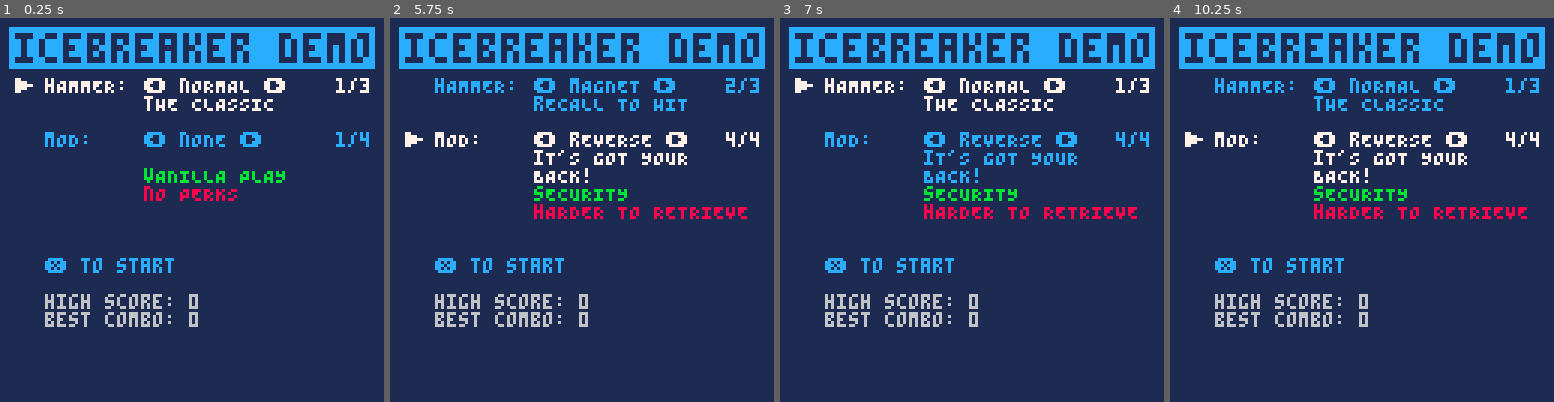
Above: before the commit, frames 1-4 (left to right).
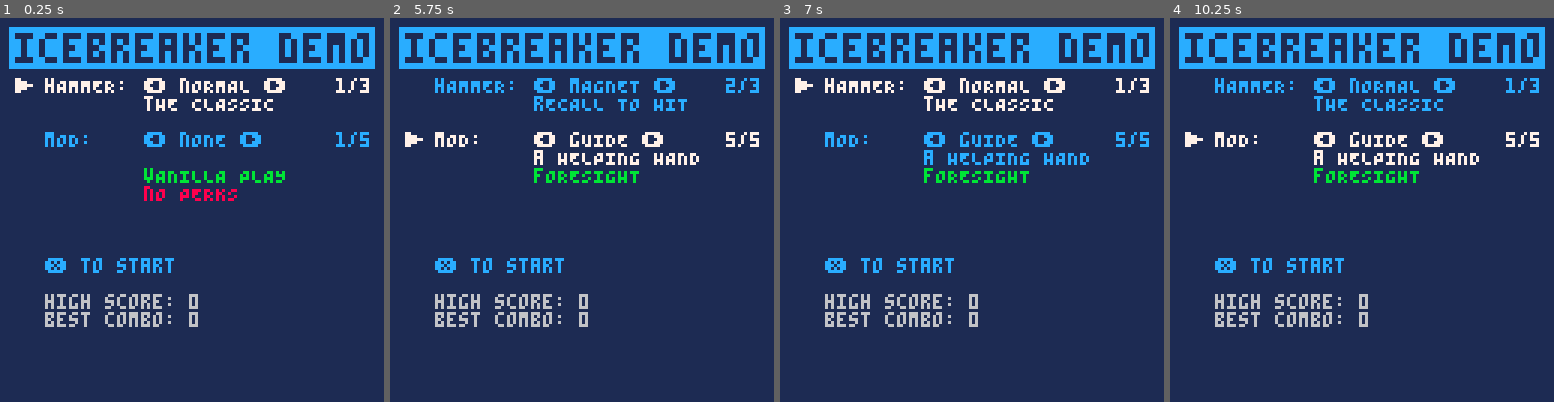
Above: after the commit, the same moments.

Repository: wsasaki01/icebreaker
Game: PICO-8 cartridge p3/icebreaker-p3.p8
Two runs of this game, one before a commit and one after it. Both use one fixed random seed, a clock stepped at 60 frames per second and the inputs below.
Inputs (mouse positions are in pixels of both pictures, inside the frame that each line leads up to):
- Up to frame 1 (0.25 s): no input
- Up to frame 2 (5.75 s): tap X (X key) at 0.33, 1.07, 1.85, 2.97, 4.08, 5.2 s; click (670, 121) at 0.67 s; tap O (Z key) at 0.7, 1.7, 2.1, 2.5, 2.9, 3.3, 3.7, 4.1, 4.5, 4.9, 5.3, 5.7 s; click (436, 267) at 1.22 s; hold Right 1.6-2.1 s; click (497, 114) at 1.77 s; hold Up 2.15-2.42 s; click (562, 259) at 2.32 s; hold Right 2.47-3.03 s; click (624, 106) at 2.87 s; hold Left 3.08-3.58 s; click (685, 256) at 3.42 s; hold Down 3.63-3.97 s; click (451, 102) at 3.97 s; hold Right 4.02-4.68 s; click (512, 248) at 4.52 s; hold Up 4.73-5.03 s; click (574, 94) at 5.07 s; hold Left 5.08-5.68 s; click (639, 244) at 5.62 s; hold Down from 5.73 s (still down)
- Up to frame 3 (7 s): release Down at 6.03 s; hold Right 6.08-6.58 s; tap O (Z key) at 6.1, 6.5, 6.9 s; click (1091, 90) at 6.17 s; tap X (X key) at 6.32 s; hold Right from 6.63 s (still down); click (856, 236) at 6.72 s
- Up to frame 4 (10.25 s): release Right at 7.13 s; hold Up 7.18-7.45 s; click (1308, 83) at 7.27 s; tap O (Z key) every 0.4 s from 7.3 to 10.1 s; tap X (X key) at 7.43, 8.55, 9.67 s; hold Right 7.5-8.07 s; click (1369, 229) at 7.82 s; hold Left 8.12-8.62 s; click (1434, 79) at 8.37 s; hold Down 8.67-9 s; click (1496, 225) at 8.92 s; hold Right 9.05-9.72 s; click (1258, 71) at 9.47 s; hold Up 9.77-10.07 s; click (1323, 217) at 10.02 s; hold Left from 10.12 s (still down)

The runs differ from the first frame. In frame 1, less than 0.1% of the frame differs, in the area x 93-97%, y 29-34%; in frame 2, 2.7%, in the area x 37-97%, y 29-53%; in frame 3, 2.7%; in frame 4, 2.7%.

Commit message:
Added guide mod

Diff:
--- a/p3/draw.lua
+++ b/p3/draw.lua
@@ -106,6 +106,5 @@
 
     cursor(20, 70, 0)
     log({
-        p.rolling
     })
 end
--- a/p3/init.lua
+++ b/p3/init.lua
@@ -44,7 +44,9 @@
         {name="tINY", desc="cHAOTIC, BUT DEADLY\nIN DEFT HANDS",
         perk="3.5X SCORE", disad="fAST COMBO DECAY"},
         {name="rEVERSE", desc="iT'S GOT YOUR\nBACK!",
-        perk="sECURITY", disad="hARDER TO RETRIEVE"}
+        perk="sECURITY", disad="hARDER TO RETRIEVE"},
+        {name="gUIDE", desc="a HELPING HAND",
+        perk="fORESIGHT", disad=""}
     }
 
     p = {}
--- a/p3/player.lua
+++ b/p3/player.lua
@@ -19,6 +19,7 @@
         combo_fr*=0.75
     --elseif mod==4 then -- reverse
     end
+
     return setmetatable({
         s = 1, temp_s = 0, -- sprite
         stand_anim={1,2,3,4},
@@ -27,6 +28,8 @@
         hold_move_anim={49,50,51,52},
         roll_anim={6,7,8,9,10},
         moving=false, left=false,
+
+        guide=mod==5,
         x = 50, xw = 8,
         y = 50, yw = 8,
         d = 0,
@@ -143,6 +146,13 @@
         end,
 
         draw = function(_ENV)
+            if guide and moving and not h.equipped and not rolling then
+                local x=p.x+p.xw/2+3.019*10*cos(d)
+                local y=p.y+p.yw/2+3.019*10*sin(d)
+                line(p.x+p.xw/2, p.y+p.yw/2, x, y, 13)
+                circfill(x, y, 2, 13)
+            end
+
             ovalfill(x, y+yw-1, x+xw, y+yw+1, 6)
             if flash then
                 if not i_fr then
--- a/p3/update.lua
+++ b/p3/update.lua
@@ -109,6 +109,7 @@
                 p:roll()
             else
                 diff = p:move()
+                p.d=atan2(diff.x, diff.y)
             end
 
             -- player functions
@@ -140,7 +141,6 @@
                     p.i = true
                     p.i_cnt = 9 -- i-frames
                     p.roll_fr_start = fr
-                    p.d = atan2(diff.x, diff.y)
                     x_stick = true
                     sfx(3)
                 end
